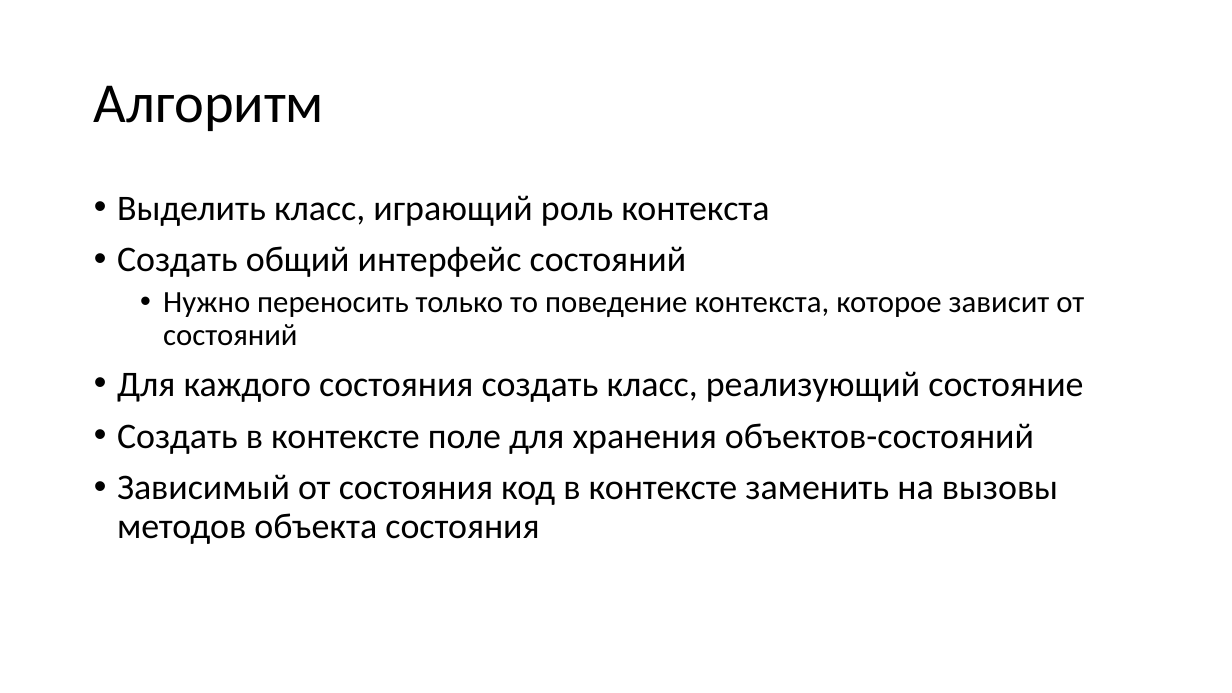
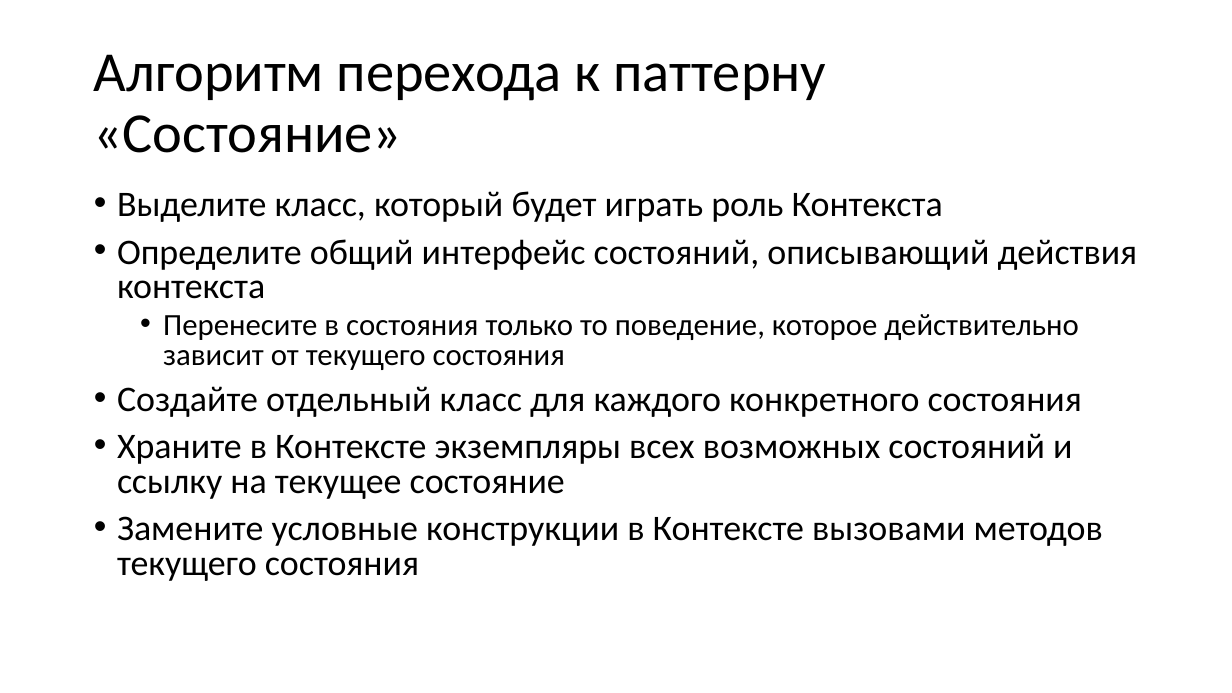
Before and after one commit to alexey-malov/ood, a slide deck: slide 16 of lectures/11.state/state.pptx (slide 17 before the commit). Drawn at 1232x693 pixels with LibreOffice and Linux fonts; fonts in the diff are those of the drawing. Boxes give left, top, right and bottom in pixels: in the first picture for what was removed or moved away, otherwise in the second. Text is boxed around its words. In the diff, an @@ line names an element or a change of style, - is before the commit and + after.

Commit message:
Обновил лекцию по паттернам "Компоновщик" и "Состояние"

```diff
--- a/lectures/11.state/state.pptx
+++ b/lectures/11.state/state.pptx
@@ title at (94, 54, 827, 153): text changed @@
-Алгоритм
+Алгоритм перехода к паттерну «Состояние»
@@ text at (117, 191, 1138, 581): text changed @@
-• Выделить класс, играющий роль контекста
-• Создать общий интерфейс состояний
-  • Нужно переносить только то поведение контекста, которое зависит от состояний
-• Для каждого состояния создать класс, реализующий состояние
-• Создать в контексте поле для хранения объектов-состояний
-• Зависимый от состояния код в контексте заменить на вызовы методов объекта состояния
+• Выделите класс, который будет играть роль Контекста
+• Определите общий интерфейс состояний, описывающий действия контекста
+  • Перенесите в состояния только то поведение, которое действительно зависит от текущего состояния
+• Создайте отдельный класс для каждого конкретного состояния
+• Храните в Контексте экземпляры всех возможных состояний и ссылку на текущее состояние
+• Замените условные конструкции в Контексте вызовами методов текущего состояния
```
Also in this commit, not shown: 7 other slides changed, 2 slides added, 2 slides removed, 1 other file.
